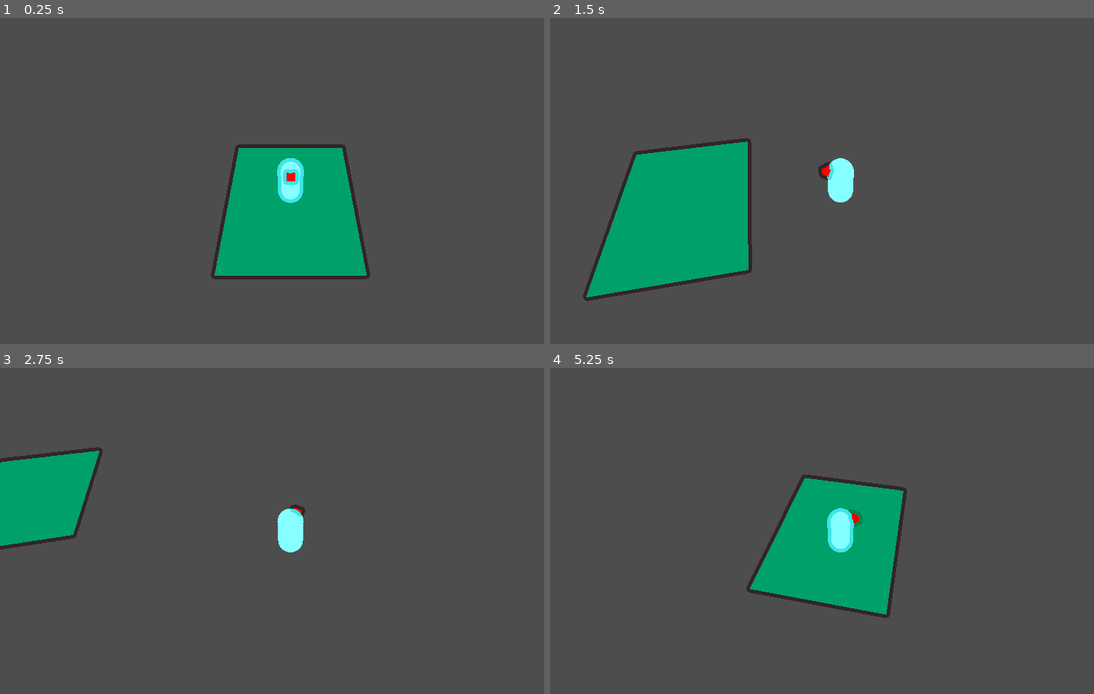
Above: before the commit, frames 1-4 (two rows, left to right).
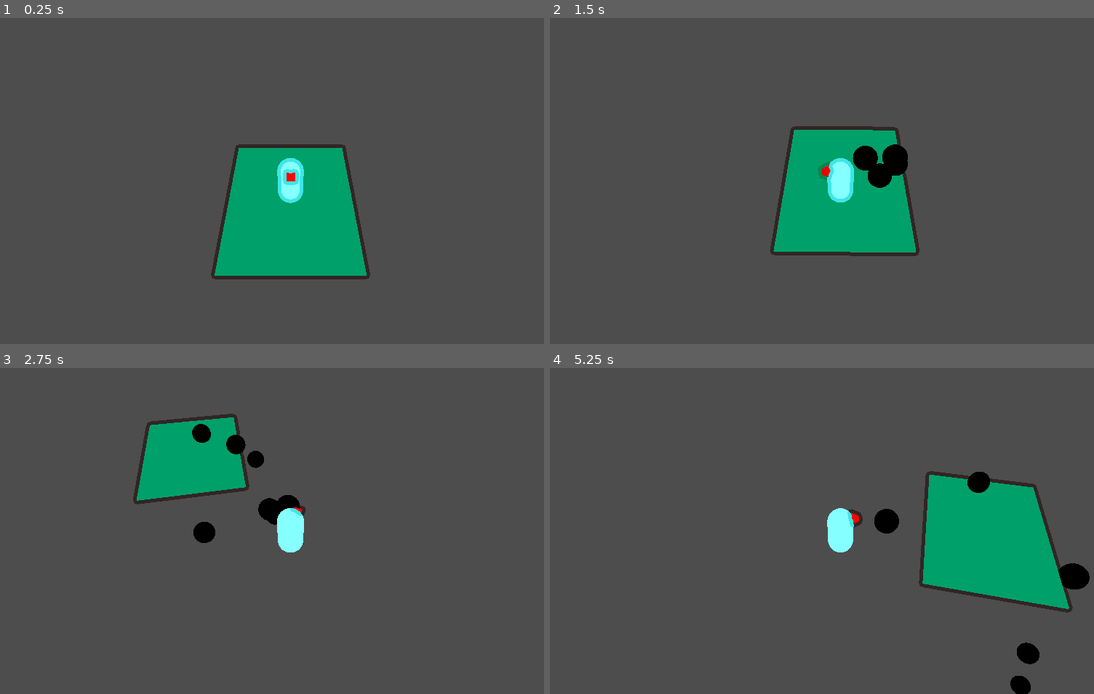
Above: after the commit, the same moments.

Repository: Kaplin86/Router-Rebellion
Game: Godot game, scene res://scenes/testing.tscn
Same seed, same stepped clock (60 frames per second), same inputs: the game is played once before the commit and once after it.
Inputs (mouse positions are in pixels of both pictures, inside the frame that each line leads up to):
- Up to frame 1 (0.25 s): no input
- Up to frame 2 (1.5 s): tap Enter at 0.5 s; move the mouse to (968, 164) at 0.52 s; press the mouse at (968, 164) at 0.53 s; hold D (east) 0.53-1.28 s; move the mouse to (724, 197) at 1.27 s; release the mouse at (724, 197) at 1.28 s; hold S (south) from 1.28 s (still down); click (724, 197) at 1.35 s
- Up to frame 3 (2.75 s): move the mouse to (348, 459) at 2.02 s; release S (south) at 2.03 s; press the mouse at (348, 459) at 2.03 s; hold D (east) from 2.03 s (still down); tap Alt at 2.1 s
- Up to frame 4 (5.25 s): move the mouse to (811, 596) at 2.77 s; release D (east) at 2.78 s; release the mouse at (811, 596) at 2.78 s; hold W (north) 2.78-3.53 s; tap Shift at 2.85 s; click (811, 596) at 3.05 s; move the mouse to (1012, 579) at 3.52 s; press the mouse at (1012, 579) at 3.53 s; hold A (west) 3.53-5.03 s; move the mouse to (664, 482) at 4.27 s; release the mouse at (664, 482) at 4.28 s; click (664, 482) at 4.35 s; move the mouse to (870, 531) at 5.02 s; press the mouse at (870, 531) at 5.03 s; hold S (south) from 5.03 s (still down); tap Alt at 5.1 s

The runs differ from the first frame. In frame 1, less than 0.1% of the frame differs, in the area x 39-68%, y 44-75%; in frame 2, 20%, in the area x 6-68%, y 33-87%; in frame 3, 10%; in frame 4, 19%.

Commit message:
wip bullets

Diff:
--- a/project.godot
+++ b/project.godot
@@ -53,6 +53,11 @@
 , Object(InputEventKey,"resource_local_to_scene":false,"resource_name":"","device":-1,"window_id":0,"alt_pressed":false …(186 unchanged characters)…
 ]
 }
+shoot={
+"deadzone": 0.2,
+"events": [Object(InputEventMouseButton,"resource_local_to_scene":false,"resource_name":"","device":-1,"window_id":0,"alt_pressed":false,"shift_pressed":false,"ctrl_pressed":false,"meta_pressed":false,"button_mask":1,"position":Vector2(139, 3),"global_position":Vector2(148, 51),"factor":1.0,"button_index":1,"canceled":false,"pressed":true,"double_click":false,"script":null)
+]
+}
 
 [physics]
 
--- /dev/null
+++ b/scenes/bullet.tscn
@@ -0,0 +1,13 @@
+[gd_scene format=3 uid="uid://b1ksnwnc8sr3m"]
+
+[sub_resource type="SphereShape3D" id="SphereShape3D_h1aey"]
+
+[sub_resource type="SphereMesh" id="SphereMesh_mkf8s"]
+
+[node name="Node3D" type="RigidBody3D" unique_id=643011394]
+
+[node name="CollisionShape3D" type="CollisionShape3D" parent="." unique_id=1355163731]
+shape = SubResource("SphereShape3D_h1aey")
+
+[node name="MeshInstance3D" type="MeshInstance3D" parent="." unique_id=18461517]
+mesh = SubResource("SphereMesh_mkf8s")
--- a/scenes/player.tscn
+++ b/scenes/player.tscn
@@ -1,6 +1,7 @@
 [gd_scene format=3 uid="uid://udplv28tkqr7"]
 
 [ext_resource type="Script" uid="uid://dtvjym4oskwtc" path="res://scripts/player.gd" id="1_3vyb7"]
+[ext_resource type="Script" uid="uid://ds5hgd0e5fkae" path="res://scripts/shootingManager.gd" id="2_g2els"]
 
 [sub_resource type="CapsuleShape3D" id="CapsuleShape3D_u8vuu"]
 
@@ -33,3 +34,10 @@
 cast_shadow = 0
 mesh = SubResource("PrismMesh_u8vuu")
 surface_material_override/0 = SubResource("StandardMaterial3D_u8vuu")
+
+[node name="Marker3D" type="Marker3D" parent="." unique_id=1011424493]
+transform = Transform3D(1, 0, 0, 0, 1, 0, 0, 0, 1, 0, 0, -0.7652919)
+
+[node name="ShootingManager" type="Node" parent="." unique_id=676399713 node_paths=PackedStringArray("shootPos")]
+script = ExtResource("2_g2els")
+shootPos = NodePath("../Marker3D")
--- a/scripts/player.gd
+++ b/scripts/player.gd
@@ -17,7 +17,7 @@
 	velocity += movement
 
 func runDrag(delta):
-	var newVelocity = Vector3(0,velocity.y,0)
+	var newVelocity = Vector3(0,velocity.y -0.01,0)
 	velocity = lerp(velocity,newVelocity,delta * drag)
 
 func turnToMouse():
--- /dev/null
+++ b/scripts/shootingManager.gd
@@ -0,0 +1,34 @@
+extends Node
+
+@export var shootPos : Node3D
+
+@onready var cooldown = Timer.new()
+@onready var baseBullet = preload("res://scenes/bullet.tscn")
+
+
+var canFire = true
+
+var bullets = []
+
+func _ready():
+	add_child(cooldown)
+	cooldown.wait_time = 0.2
+	cooldown.one_shot = true
+	cooldown.timeout.connect(_resetCooldown)
+
+func _process(delta):
+	if canFire:
+		if Input.is_action_pressed("shoot"):
+			shoot()
+
+func shoot():
+	canFire = false
+	cooldown.start()
+	print("FIRE IN THE HOLE!")
+	var newBullet : Node3D = baseBullet.instantiate()
+	get_parent().add_sibling(newBullet)
+	newBullet.global_position = shootPos.global_position
+
+
+func _resetCooldown():
+	canFire = true
Not shown, added: scripts/shootingManager.gd.uid
